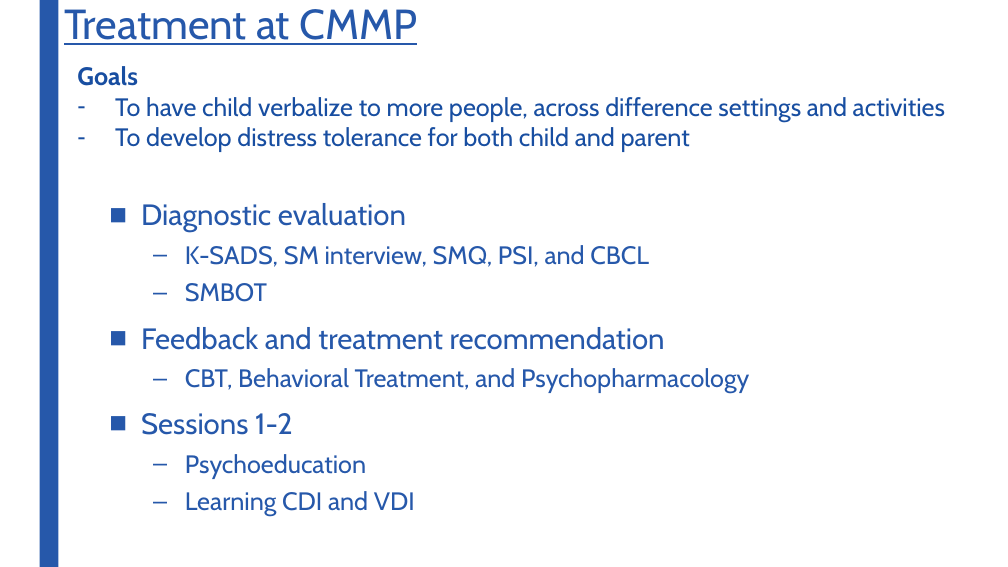
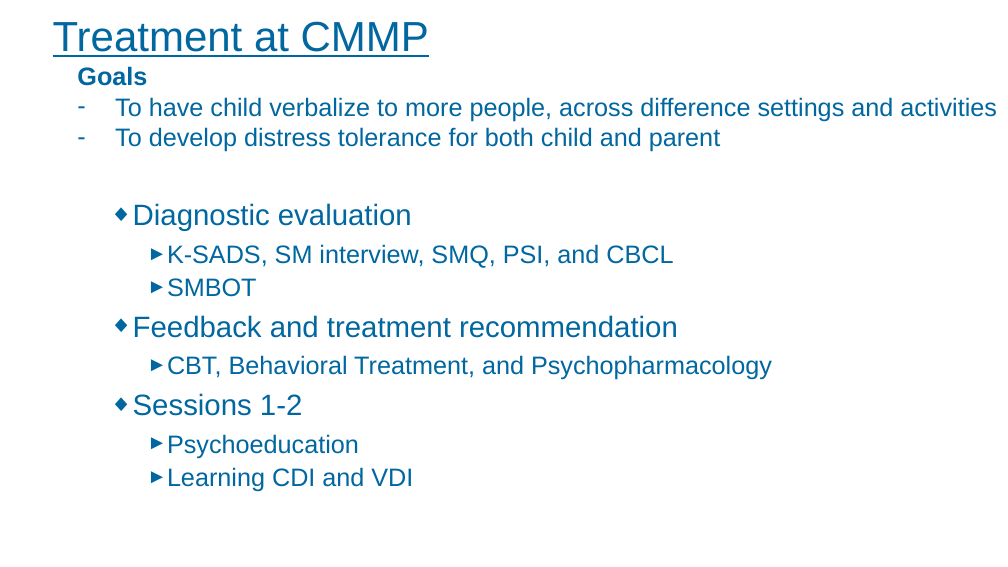
Before and after one commit to ChildMindInstitute/RA-Didactics, a slide deck: slide 13 of Clinical_Disorders/Selective_Mutism.pptx (slide 14 before the commit). Drawn at 1008x567 pixels with LibreOffice and Linux fonts; fonts in the diff are those of the drawing; background and template pictures are left out. Boxes give left, top, right and bottom in pixels: in the first picture for what was removed or moved away, otherwise in the second. Text is boxed around its words. In the diff, an @@ line names an element or a change of style, - is before the commit and + after.

```diff
--- a/Clinical_Disorders/Selective_Mutism.pptx
+++ b/Clinical_Disorders/Selective_Mutism.pptx
@@ title "Treatment at CMMP" at [53,21,429,57]: font Cabin to Arial, text colour #2658AA to #0067A0; line spacing 0.89 to 0.9; vertical alignment top to middle @@
@@ rectangle removed at [39,0,58,567] @@
@@ text "Goals" at [77,66,997,152]: font Cabin to Arial, text colour #184EA1 to #0067A0 @@
@@ text "Diagnostic evaluation" at [133,203,772,492]: font Cabin to Arial, text colour #2658AA to #0067A0; bullet ■ to ◆; less space between paragraphs; bullet – to ► @@
```
Also in this commit, not shown: 17 other slides changed, 1 slide removed.
